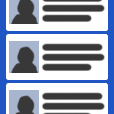
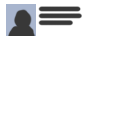
Comparing the layer stacks of the two 114px x 114px images. Changes:
added group "icon v2" with 8 layers above "icon v1" over [0, 0, 114, 114]
added group "Group 1 copy 3" with 6 layers in group "icon v2" over [3, 0, 105, 43]
added layer "Layer 3 copy 2" (1st of 4, in "icon v2" › "Group 1 copy 3") in group "Group 1 copy 3" over [38, 20, 74, 26]
added layer "Layer 3 copy" (1st of 4, in "icon v2" › "Group 1 copy 3") in group "Group 1 copy 3" over [38, 13, 83, 19]
added layer "Layer 3" (1st of 4, in "icon v2" › "Group 1 copy 3") in group "Group 1 copy 3" over [38, 6, 81, 12]
added layer "Layer 4" (1st of 4, in "icon v2" › "Group 1 copy 3") in group "Group 1 copy 3" over [6, 4, 36, 36]
added layer "Layer 1" (1st of 4, in "icon v2" › "Group 1 copy 3") in group "Group 1 copy 3" over [3, 0, 105, 43]
added layer "Layer 5" in group "icon v2" over [0, 0, 114, 114]
moved "Group 1 copy" into group "icon v1" over [6, 0, 108, 31]
moved "Group 1 copy 2" into group "icon v1" over [6, 78, 108, 114]
moved "Group 1" into group "icon v1" over [6, 29, 108, 80]
moved "Layer 0 copy" into group "icon v1" over [0, 0, 114, 114]
